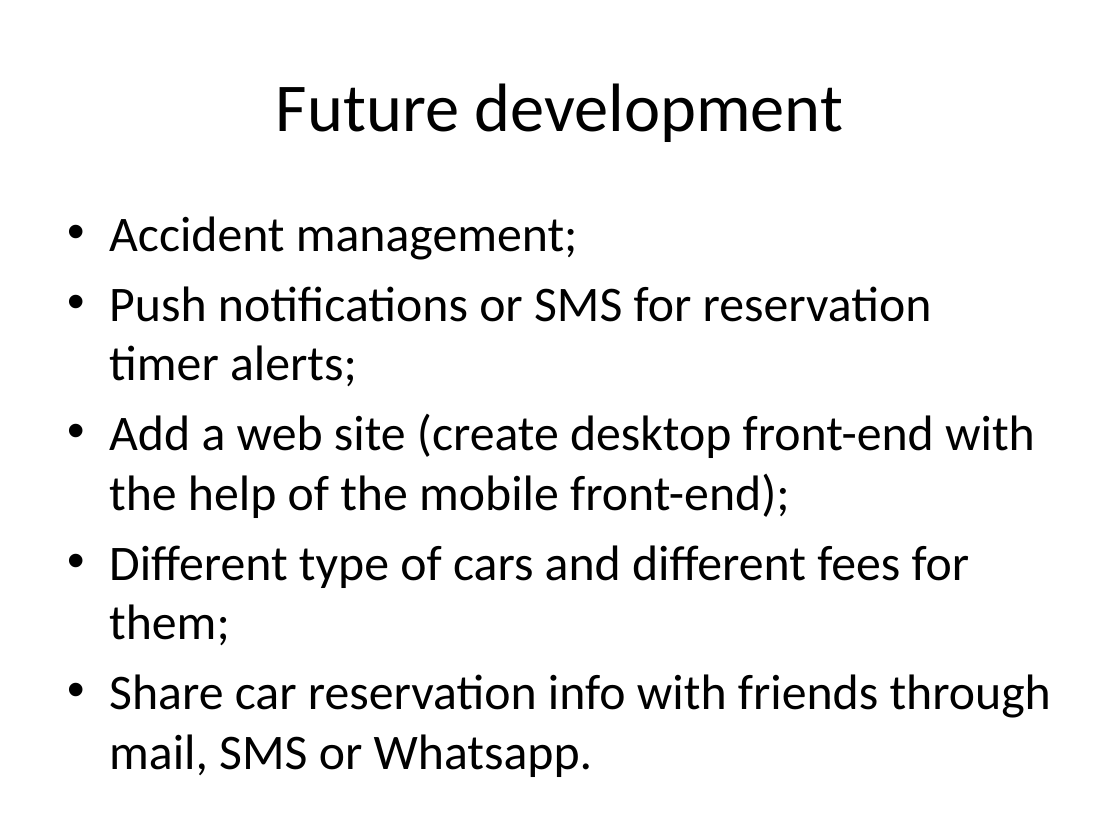
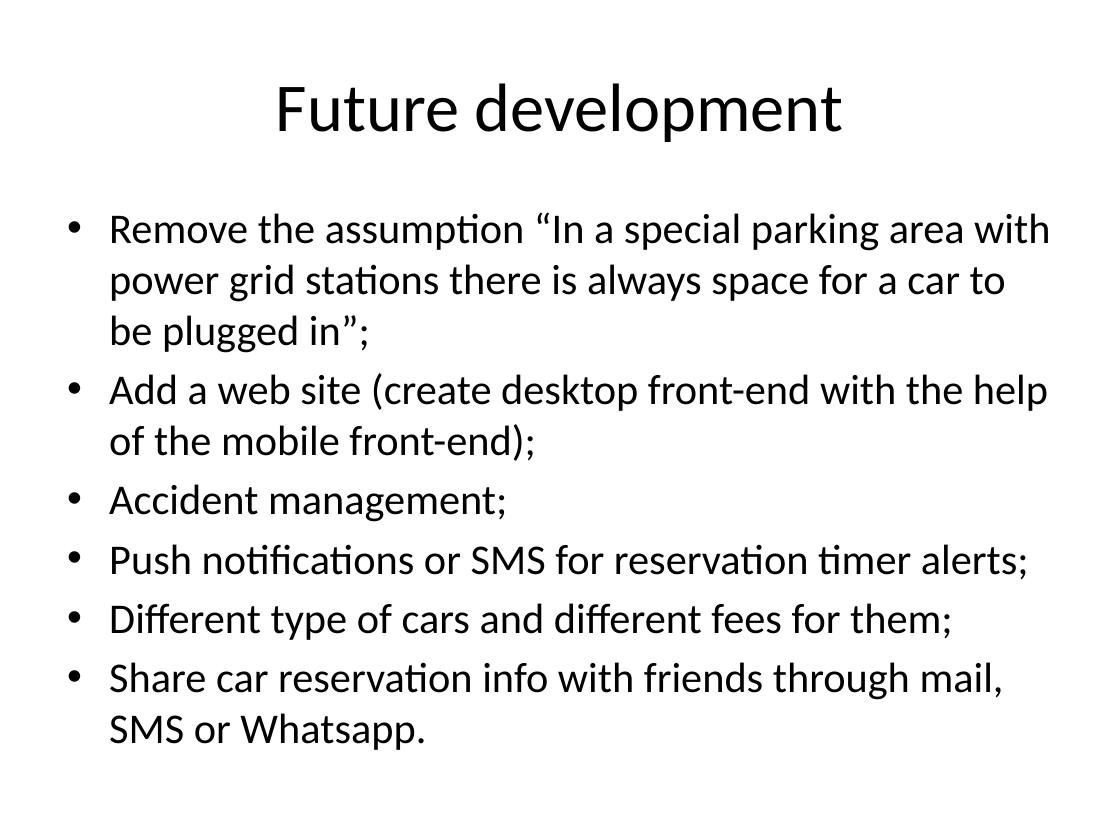
Before and after one commit to cattaneo-riccardo/PowerEnjoy, a slide deck: slide 34 of RASD/presentation/RASD_presentation.pptx. Drawn at 1120x840 pixels with LibreOffice and Linux fonts; fonts in the diff are those of the drawing. Boxes give left, top, right and bottom in pixels: in the first picture for what was removed or moved away, otherwise in the second. Text is boxed around its words. In the diff, an @@ line names an element or a change of style, - is before the commit and + after.

```diff
--- a/RASD/presentation/RASD_presentation.pptx
+++ b/RASD/presentation/RASD_presentation.pptx
@@ text at <box>109,212,1050,461</box>: paragraphs added @@
+• Remove the assumption “In a special parking area with power grid stations there is always space for a car to be plugged in”;
+• Add a web site (create desktop front-end with the help of the mobile front-end);
@@ text at <box>109,414,1035,518</box>: paragraph removed @@
-• Add a web site (create desktop front-end with the help of the mobile front-end);
@@ text at <box>109,484,1029,750</box>: size 32 to 27.2 pt in "Accident management;", "Push notifications or SMS for reservation timer ...", "Different type of cars and different fees ...", "Share car reservation info with friends through ..." @@
```
Also in this commit, not shown: 4 other slides changed, 2 slides added, 2 slides removed, 11 other files.
